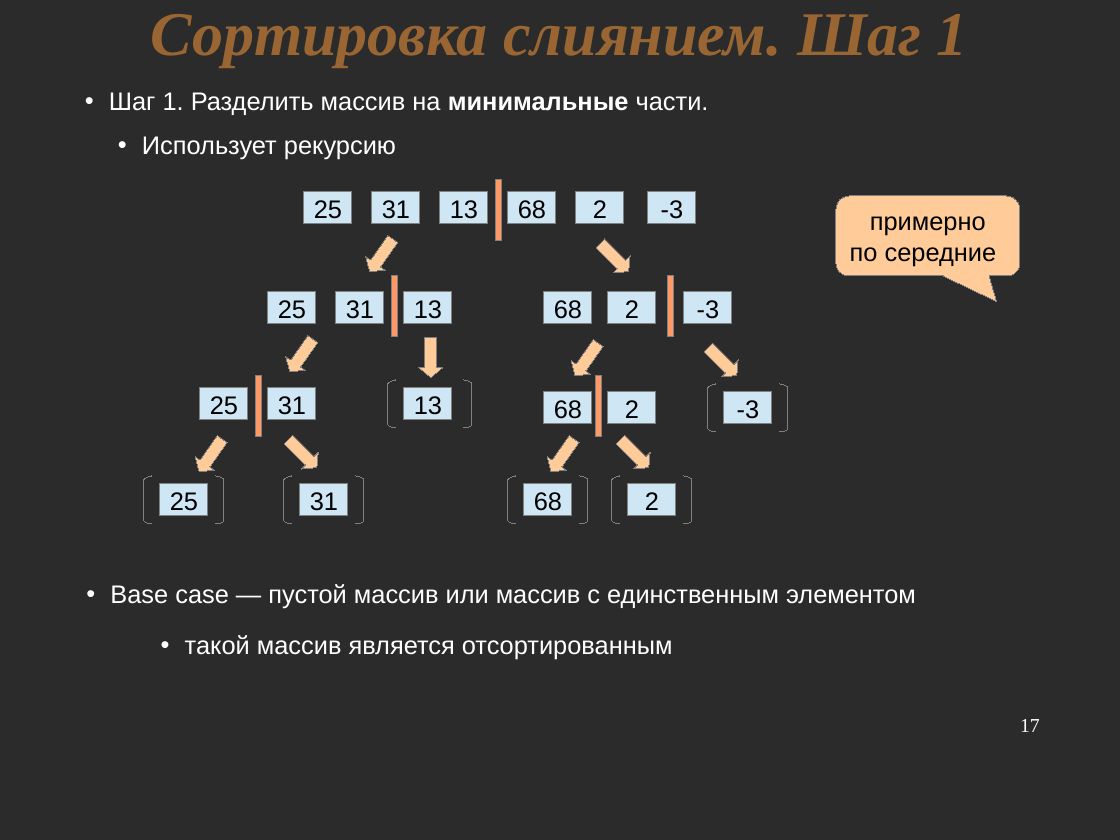
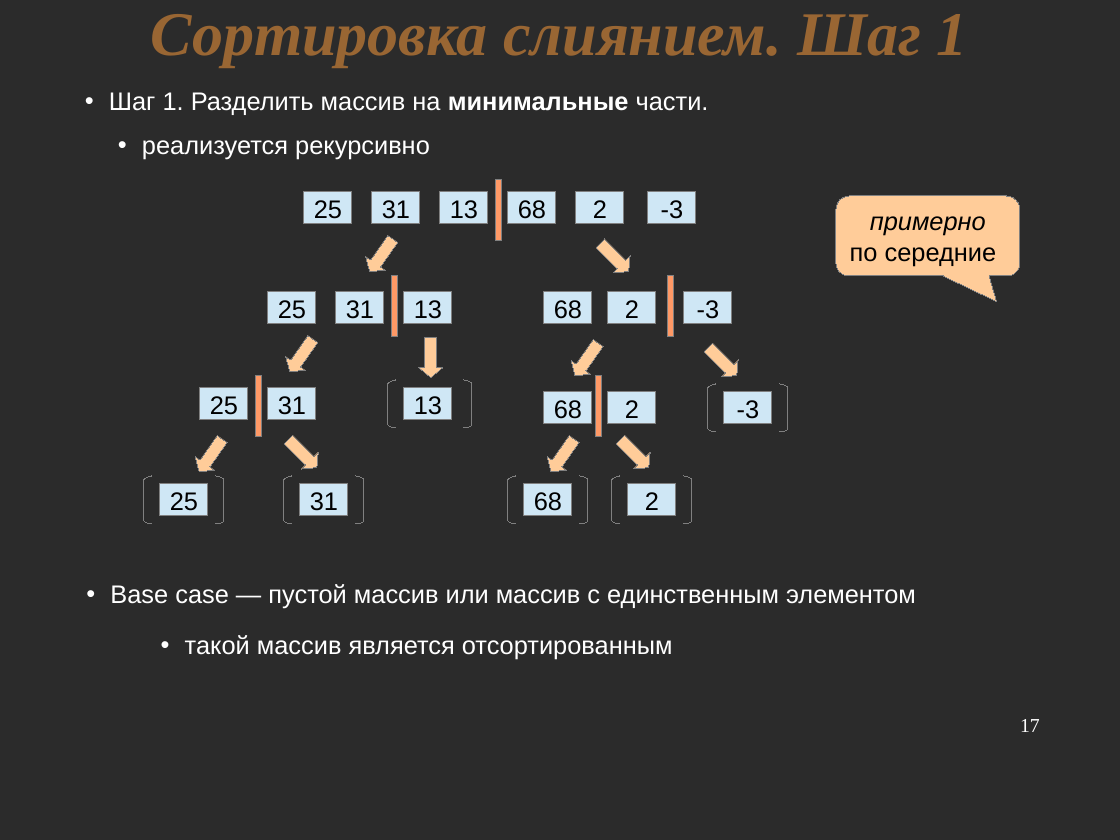
Before and after one commit to nkrot/rufsl, a slide deck: slide 17 of lectures/sorting.odp. Drawn at 1120x840 pixels with LibreOffice and Linux fonts; fonts in the diff are those of the drawing; background and template pictures are left out; a plain dark background stands for a picture behind light text. Boxes give left, top, right and bottom in pixels: in the first picture for what was removed or moved away, otherwise in the second. Text is boxed around its words. In the diff, an @@ line names an element or a change of style, - is before the commit and + after.

```diff
--- a/lectures/sorting.odp
+++ b/lectures/sorting.odp
@@ text at (142, 140, 430, 159): text changed @@
-• Использует рекурсию
+• реализуется рекурсивно
@@ text in rounded speech box at (870, 216, 986, 236): italic on in "примерно" @@
```
Also in this commit, not shown: 1 other slide changed, 2 slides added, 1 slide removed, 1 other file.
